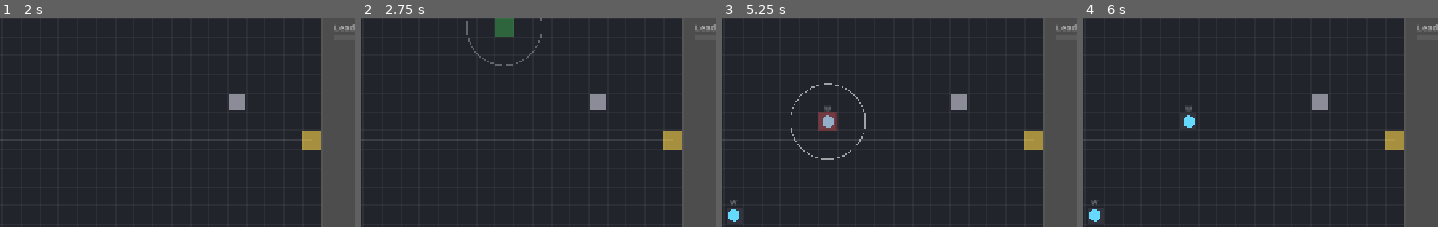
Above: before the commit, frames 1-4 (left to right).
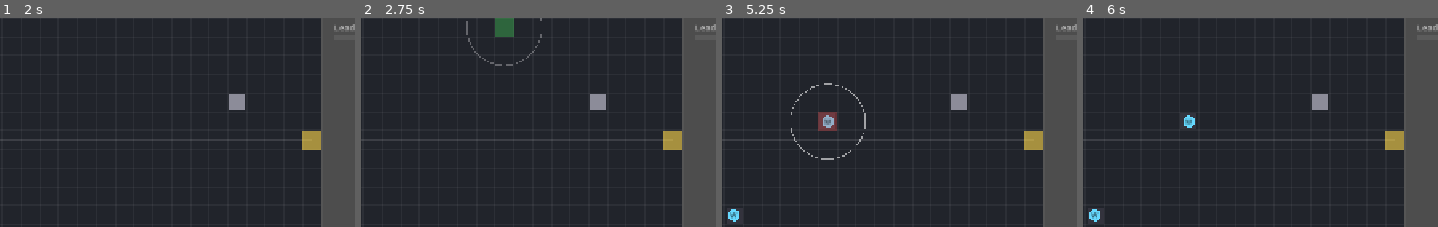
Above: after the commit, the same moments.

Repository: jaredmichaelbench/Goobr-td
Game: Godot game, scene res://menu.tscn
The game is run twice, just before and just after one commit, with the same random seed, the same clock (stepped at 60 frames per second) and the same inputs.
Inputs (mouse positions are % of the whole screen's width and height, from its top left):
- Up to frame 1 (2 s): tap Enter at 0.5 s; move the mouse to (80, 47) at 0.52 s; hold W 0.53-1.28 s; tap 3 at 0.6, 1.35 s; click (80, 47) at 0.67 s; tap Space at 0.77, 1.25, 1.52 s; move the mouse to (33, 57) at 1.27 s
- Up to frame 2 (2.75 s): tap Enter at 2 s; move the mouse to (66, 28) at 2.02 s; hold W from 2.03 s (still down); tap Q at 2.1 s; tap 3 at 2.3 s
- Up to frame 3 (5.25 s): tap Space at 2.75, 3.02, 3.77, 4.25, 4.52 s; move the mouse to (50, 73) at 2.77 s; tap E at 2.85 s; click (50, 73) at 2.92 s; tap 3 at 3.05, 3.8, 4.55 s; tap Enter at 3.5 s; move the mouse to (89, 68) at 3.52 s; release W at 3.53 s; tap C at 3.6 s; move the mouse to (21, 36) at 4.27 s; tap M at 4.35 s; move the mouse to (61, 52) at 5.02 s; tap R at 5.1 s; click (61, 52) at 5.17 s
- Up to frame 4 (6 s): tap 3 at 5.3 s; move the mouse to (38, 25) at 5.77 s; hold W from 5.78 s (still down); tap 1 at 5.85 s
The pictures show only the part of the screen within x 47-97%, y 25-75%; the shares and areas given below are measured in that part.

Frames 1-2 are identical in both runs. In frame 3, 0.2% of the frame differs, in the area x 2-31%, y 42-97%; in frame 4, 0.2%.

Commit message:
Draw tower keys on the tower itself, smaller
Co-Authored-By: Claude Opus 5.5 (1M context) <noreply@anthropic.com>
Claude-Session: https://claude.ai/code/session_01L92Fzbf8i6vmMnAej33eyX

Diff:
--- a/game/scripts/m3_song.gd
+++ b/game/scripts/m3_song.gd
@@ -392,9 +392,10 @@
 			var left := clampf((c["time"] - beat_time()) / span, 0.0, 1.0)
 			draw_arc(p, TILE * (0.5 + 2.0 * left), 0, TAU, 48, color * Color(1, 1, 1, 0.4 + 0.6 * (1.0 - left)), 3.0)
 			draw_arc(p, TILE * 0.5, 0, TAU, 48, color, 2.0)
-			draw_string(font, p + Vector2(-20, -TILE * 0.75), key, HORIZONTAL_ALIGNMENT_CENTER, 40, 20, Color.WHITE)
+			draw_string(font, p + Vector2(-20, 5), key, HORIZONTAL_ALIGNMENT_CENTER, 40, 14, Color.WHITE)
 		else:
-			draw_string(font, p + Vector2(-20, -TILE * 0.55), key, HORIZONTAL_ALIGNMENT_CENTER, 40, 11, Color(1, 1, 1, 0.45))
+			# Key sits right on the tower, small and dark on its colour.
+			draw_string(font, p + Vector2(-20, 4), key, HORIZONTAL_ALIGNMENT_CENTER, 40, 11, Color(0, 0, 0, 0.7))
 
 	for b in _bursts:
 		var a: float = b["ttl"] / 0.35
